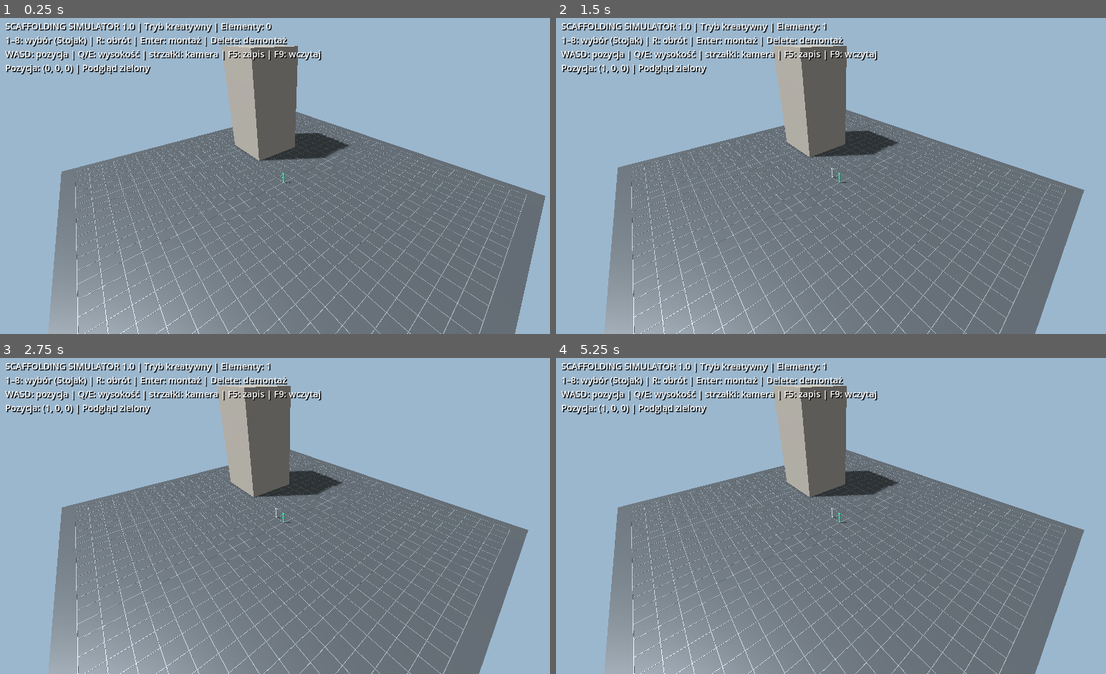
Above: before the commit, frames 1-4 (two rows, left to right).
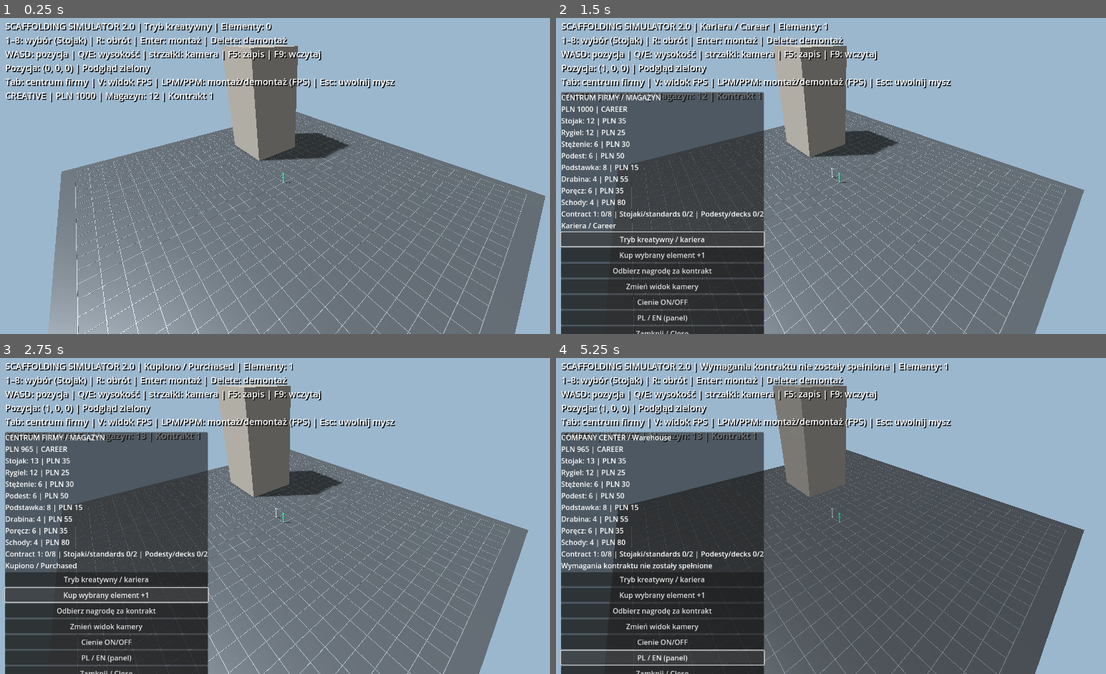
Above: after the commit, the same moments.

Repository: ifotos747-glitch/SCAFFOLDING-SIMULATOR-1.0
Game: Godot game, scene res://main.tscn
Same seed, same stepped clock (60 frames per second), same inputs: the game is played once before the commit and once after it.
Inputs (mouse positions are in pixels of both pictures, inside the frame that each line leads up to):
- Up to frame 1 (0.25 s): no input
- Up to frame 2 (1.5 s): tap Enter at 0.5 s; move the mouse to (963, 157) at 0.52 s; hold D 0.53-1.25 s; tap Tab at 0.6 s; click (963, 157) at 0.67 s; tap V at 0.8 s; click (660, 239) at 1.25 s, where only the run after the commit has a clickable "Tryb kreatywny / kariera"
- Up to frame 3 (2.75 s): click (104, 595) at 2 s, where only the run after the commit has a clickable "Kup wybrany element +1"
- Up to frame 4 (5.25 s): click (660, 610) at 2.75 s, where only the run after the commit has a clickable "Odbierz nagrodę za kontrakt"; click (660, 626) at 3.5 s, where only the run after the commit has a clickable "Zmień widok kamery"; click (660, 642) at 4.25 s, where only the run after the commit has a clickable "Cienie ON/OFF"; click (660, 658) at 5 s, where only the run after the commit has a clickable "PL / EN (panel)"

The runs differ from the first frame. In frame 1, 1.7% of the frame differs, in the area x 0-72%, y 1-27%; in frame 2, 30%; in frame 3, 30%; in frame 4, 63%, in the area x 0-97%, y 1-100%.

Commit message:
2.0 Construction Empire: career, warehouse, shop, contracts and FPS controls

Diff:
--- a/main.gd
+++ b/main.gd
@@ -10,6 +10,19 @@
 var angle := 0.7
 var distance := 15.0
 var message := "Tryb kreatywny"
+var career := false
+var money := 1000
+var stock := [12,12,6,6,8,4,6,4]
+const PRICES = [35,25,30,50,15,55,35,80]
+var contract := 0
+var career_keys := {}
+var walking := false
+var eye := Vector3(3,1.7,5)
+var yaw := 0.0
+var pitch := -0.25
+var menu: PanelContainer
+var menu_label: Label
+var language := false
 func _ready():
  var env := WorldEnvironment.new()
  env.environment = Environment.new()
@@ -40,6 +53,7 @@
  hud.add_theme_constant_override("shadow_offset_x",2)
  hud.add_theme_constant_override("shadow_offset_y",2)
  layer.add_child(hud)
+ setup_menu(layer)
  refresh()
 func box(parent: Node3D, size: Vector3, pos: Vector3, color: Color) -> MeshInstance3D:
  var mesh := MeshInstance3D.new()
@@ -88,9 +102,13 @@
  ghost.position = Vector3(cursor)
  ghost.rotation.y = rotation_step*PI/2
  var target := Vector3(cursor)+Vector3(0,1,0)
- cam.position = target + Vector3(cos(angle)*distance,distance*0.65,sin(angle)*distance)
- cam.look_at(target)
- hud.text = "SCAFFOLDING SIMULATOR 1.0 | %s | Elementy: %d\n1–8: wybór (%s) | R: obrót | Enter: montaż | Delete: demontaż\nWASD: pozycja | Q/E: wysokość | strzałki: kamera | F5: zapis | F9: wczytaj\nPozycja: %s | %s" % [message,pieces.size(),NAMES[selected],str(cursor),"Podgląd zielony"]
+ if not walking:
+  cam.position = target + Vector3(cos(angle)*distance,distance*0.65,sin(angle)*distance)
+  cam.look_at(target)
+ hud.text = "SCAFFOLDING SIMULATOR 2.0 | %s | Elementy: %d\n1–8: wybór (%s) | R: obrót | Enter: montaż | Delete: demontaż\nWASD: pozycja | Q/E: wysokość | strzałki: kamera | F5: zapis | F9: wczytaj\nPozycja: %s | %s" % [message,pieces.size(),NAMES[selected],str(cursor),"Podgląd zielony"]
+ hud.text += "\nTab: centrum firmy | V: widok FPS | LPM/PPM: montaż/demontaż (FPS) | Esc: uwolnij mysz\n"
+ hud.text += ("CAREER" if career else "CREATIVE") + " | PLN %d | Magazyn: %d | Kontrakt %d" % [money,stock[selected],contract+1]
+ if is_instance_valid(menu_label): update_menu()
 func place(p: Vector3i,k: int,r: int):
  var key := key_for(p,k,r)
  if pieces.has(key): return
@@ -102,6 +120,21 @@
 func _unhandled_key_input(event):
  if not event.pressed or event.echo: return
  var key: int = event.keycode
+ if key == KEY_TAB:
+  menu.visible = not menu.visible
+  Input.mouse_mode = Input.MOUSE_MODE_VISIBLE if menu.visible or not walking else Input.MOUSE_MODE_CAPTURED
+  update_menu()
+  return
+ if key == KEY_V:
+  walking = not walking
+  Input.mouse_mode = Input.MOUSE_MODE_CAPTURED if walking and not menu.visible else Input.MOUSE_MODE_VISIBLE
+  refresh()
+  return
+ if key == KEY_ESCAPE:
+  Input.mouse_mode = Input.MOUSE_MODE_VISIBLE
+  return
+ if menu.visible: return
+ if walking and key in [KEY_W,KEY_A,KEY_S,KEY_D]: return
  if key >= KEY_1 and key <= KEY_8: selected = key-KEY_1
  else:
   match key:
@@ -116,16 +149,16 @@
    KEY_RIGHT: angle += 0.15
    KEY_UP: distance = maxf(4,distance-1)
    KEY_DOWN: distance = minf(35,distance+1)
-   KEY_ENTER: place(cursor,selected,rotation_step)
+   KEY_ENTER: build_selected()
    KEY_DELETE:
-    var id := key_for(cursor,selected,rotation_step)
-    if pieces.has(id):
-     pieces[id].queue_free()
-     pieces.erase(id)
+    remove_selected()
    KEY_F5:
     var f := FileAccess.open("user://construction.json",FileAccess.WRITE)
     if f: f.store_string(JSON.stringify(pieces.keys())); message = "Zapisano"
-   KEY_F9: load_world()
+    save_career()
+   KEY_F9:
+    load_world()
+    load_career()
  cursor = Vector3i(clampi(cursor.x,-14,14),clampi(cursor.y,0,30),clampi(cursor.z,-14,14))
  refresh()
 func load_world():
@@ -142,3 +175,136 @@
   var r := int(a[4])
   if k>=0 and k<8 and r>=0 and r<4: place(Vector3i(int(a[0]),int(a[1]),int(a[2])),k,r)
  message = "Wczytano"
+
+func setup_menu(layer: CanvasLayer):
+ menu = PanelContainer.new()
+ menu.position = Vector2(18,180)
+ layer.add_child(menu)
+ var v := VBoxContainer.new()
+ menu.add_child(v)
+ menu_label = Label.new()
+ v.add_child(menu_label)
+ for pair in [["Tryb kreatywny / kariera",toggle_mode],["Kup wybrany element +1",buy],["Odbierz nagrodę za kontrakt",claim],["Zmień widok kamery",toggle_view],["Cienie ON/OFF",toggle_shadows],["PL / EN (panel)",toggle_language],["Zamknij / Close",close_menu]]:
+  var b := Button.new()
+  b.text = pair[0]
+  b.pressed.connect(pair[1])
+  v.add_child(b)
+ menu.visible = false
+ update_menu()
+func update_menu():
+ var target := 8 + contract*4
+ var counts := [0,0,0,0,0,0,0,0]
+ for id in career_keys:
+  if pieces.has(id):
+   var a = id.split(",")
+   counts[int(a[3])] += 1
+ menu_label.text = ("COMPANY CENTER / Warehouse" if language else "CENTRUM FIRMY / MAGAZYN") + "\nPLN %d | %s\n" % [money,"CAREER" if career else "CREATIVE"]
+ for i in range(8):
+  menu_label.text += "%s: %d | PLN %d\n" % [NAMES[i],stock[i],PRICES[i]]
+ menu_label.text += "Contract %d: %d/%d | Stojaki/standards %d/2 | Podesty/decks %d/2\n%s" % [contract+1,career_keys.size(),target,counts[0],counts[3],message]
+func toggle_mode():
+ career = not career
+ message = "Kariera / Career" if career else "Kreatywny / Creative"
+ refresh()
+func buy():
+ if money < PRICES[selected]:
+  message = "Brak środków"
+ else:
+  money -= PRICES[selected]
+  stock[selected] += 1
+  message = "Kupiono / Purchased"
+ refresh()
+func claim():
+ var standards := 0
+ var decks := 0
+ for id in career_keys:
+  var a = id.split(",")
+  if int(a[3]) == 0: standards += 1
+  if int(a[3]) == 3: decks += 1
+ if career and career_keys.size() >= 8+contract*4 and standards >= 2 and decks >= 2:
+  money += 600+contract*250
+  contract += 1
+  career_keys.clear()
+  message = "Kontrakt ukończony!"
+ else: message = "Wymagania kontraktu nie zostały spełnione"
+ refresh()
+func toggle_view():
+ walking = not walking
+ refresh()
+func toggle_shadows():
+ for child in get_children():
+  if child is DirectionalLight3D: child.shadow_enabled = not child.shadow_enabled
+func toggle_language():
+ language = not language
+ update_menu()
+func close_menu():
+ menu.hide()
+ Input.mouse_mode = Input.MOUSE_MODE_CAPTURED if walking else Input.MOUSE_MODE_VISIBLE
+func build_selected():
+ var id := key_for(cursor,selected,rotation_step)
+ if pieces.has(id): return
+ if career:
+  if stock[selected] <= 0:
+   message = "Brak materiałów"
+   return
+  stock[selected] -= 1
+  career_keys[id] = true
+ place(cursor,selected,rotation_step)
+func remove_selected():
+ var id := key_for(cursor,selected,rotation_step)
+ if pieces.has(id):
+  pieces[id].queue_free()
+  pieces.erase(id)
+  if career_keys.has(id):
+   stock[selected] += 1
+   career_keys.erase(id)
+func save_career():
+ var f := FileAccess.open("user://career.json",FileAccess.WRITE)
+ if f: f.store_string(JSON.stringify({"money":money,"stock":stock,"contract":contract,"keys":career_keys.keys(),"career":career}))
+func load_career():
+ if not FileAccess.file_exists("user://career.json"): return
+ var d = JSON.parse_string(FileAccess.get_file_as_string("user://career.json"))
+ if not d is Dictionary: return
+ money = int(d.get("money",1000))
+ contract = int(d.get("contract",0))
+ career = bool(d.get("career",false))
+ var saved = d.get("stock",[])
+ if saved is Array and saved.size()==8:
+  for i in range(8): stock[i] = int(saved[i])
+ career_keys.clear()
+ for id in d.get("keys",[]):
+  if pieces.has(id): career_keys[id] = true
+func _process(delta):
+ if not walking or menu.visible or Input.mouse_mode != Input.MOUSE_MODE_CAPTURED: return
+ var move := Vector3.ZERO
+ var forward := Vector3(-sin(yaw),0,-cos(yaw))
+ var right := Vector3(cos(yaw),0,-sin(yaw))
+ if Input.is_physical_key_pressed(KEY_W): move += forward
+ if Input.is_physical_key_pressed(KEY_S): move -= forward
+ if Input.is_physical_key_pressed(KEY_D): move += right
+ if Input.is_physical_key_pressed(KEY_A): move -= right
+ eye += move.normalized()*delta*5.0
+ eye.x = clampf(eye.x,-14,14)
+ eye.z = clampf(eye.z,-14,14)
+ cam.position = eye
+ cam.rotation = Vector3(pitch,yaw,0)
+ var point := eye - cam.global_transform.basis.z*4.0
+ if pitch < -0.1:
+  var t := (float(cursor.y)-eye.y)/(-cam.global_transform.basis.z.y)
+  if t > 0 and t < 12: point = eye-cam.global_transform.basis.z*t
+ var next := Vector3i(clampi(roundi(point.x),-14,14),cursor.y,clampi(roundi(point.z),-14,14))
+ if next != cursor:
+  cursor = next
+  refresh()
+func _unhandled_input(event):
+ if not walking or menu.visible: return
+ if event is InputEventMouseMotion and Input.mouse_mode == Input.MOUSE_MODE_CAPTURED:
+  yaw -= event.relative.x*0.003
+  pitch = clampf(pitch-event.relative.y*0.003,-1.4,1.4)
+ if event is InputEventMouseButton and event.pressed:
+  if Input.mouse_mode != Input.MOUSE_MODE_CAPTURED:
+   Input.mouse_mode = Input.MOUSE_MODE_CAPTURED
+   return
+  if event.button_index == MOUSE_BUTTON_LEFT: build_selected()
+  if event.button_index == MOUSE_BUTTON_RIGHT: remove_selected()
+  refresh()
